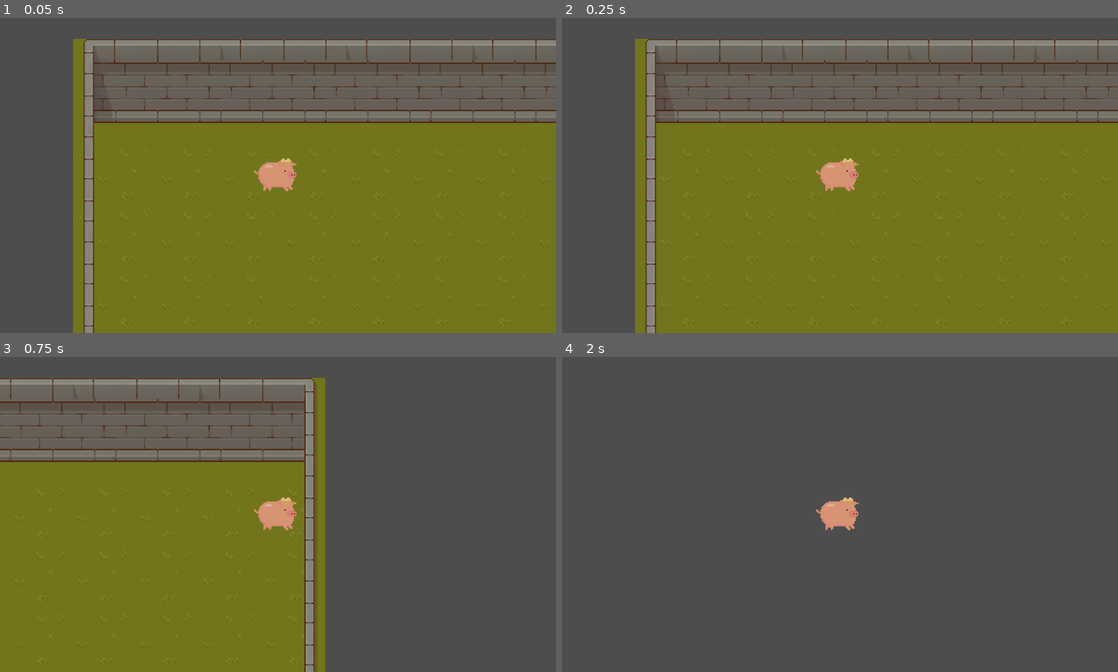
Above: before the commit, frames 1-4 (two rows, left to right).
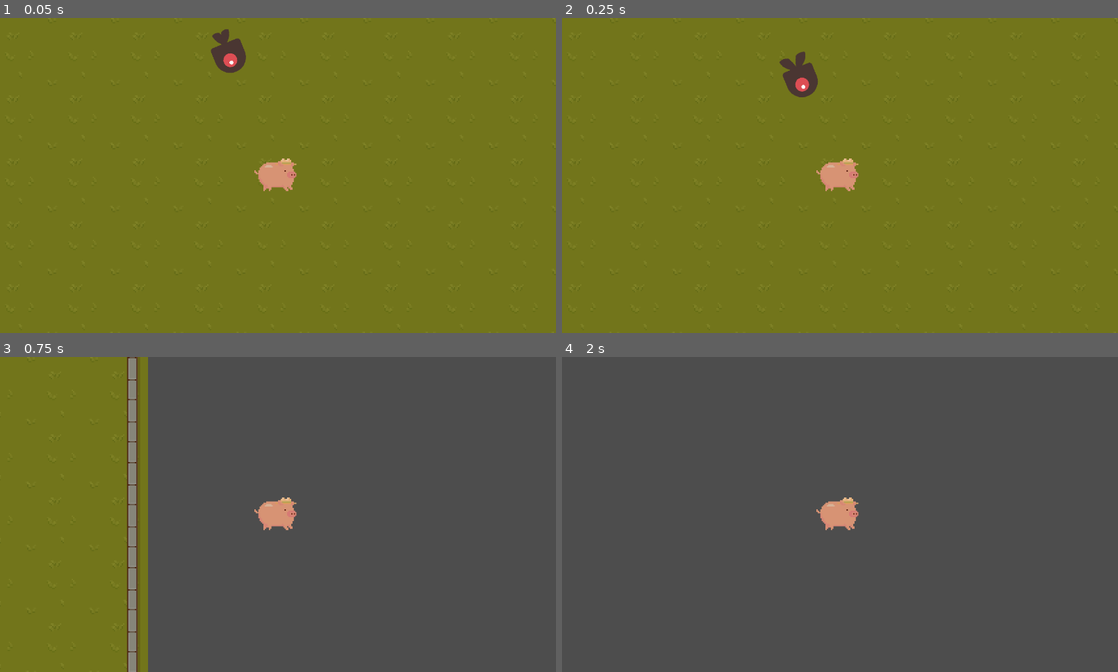
Above: after the commit, the same moments.

Repository: JasonLee4/MaizeRunnerGame
Game: Godot game, scene res://scenes/levels/main_level.tscn
Two runs of this game, one before a commit and one after it. Both use one fixed random seed, a clock stepped at 60 frames per second and the inputs below.
Inputs:
- Up to frame 1 (0.05 s): no input
- Up to frame 2 (0.25 s): no input
- Up to frame 3 (0.75 s): hold D (right) from 0.53 s (still down); hold Space (space) from 0.53 s (still down)
- Up to frame 4 (2 s): tap Enter at 1.25 s; release D (right) at 1.28 s; release Space (space) at 1.28 s; hold S (down) from 1.28 s (still down); tap Space (space) at 1.35 s

The runs differ from the first frame. In frame 1, 43% of the frame differs, in the area x 0-100%, y 0-100%; in frame 2, 43%; in frame 3, 38%; in frame 4, nothing differs.

Commit message:
Add basic following enemy

Diff:
--- /dev/null
+++ b/Mob.gd
@@ -0,0 +1,27 @@
+extends CharacterBody2D
+
+@export var speed = 100
+var pig_position
+var target_position
+@onready var pig = get_parent().get_node("Pig").get_node("CharacterBody2D")
+
+func _physics_process(delta):
+	pig_position = pig.global_position
+	target_position = (pig_position-position).normalized()
+
+	if (position.distance_to(pig_position) > 3):
+		velocity = Vector2(target_position * speed)
+		move_and_slide()
+		look_at(pig_position)
+
+# Called when the node enters the scene tree for the first time.
+func _ready():
+	var mob_types = $AnimatedSprite2D.sprite_frames.get_animation_names()
+	$AnimatedSprite2D.play(mob_types[randi() % mob_types.size()])
+
+func _on_visible_on_screen_notifier_2d_screen_exited():
+	queue_free()
+
+# Called every frame. 'delta' is the elapsed time since the previous frame.
+func _process(delta):
+	pass
--- /dev/null
+++ b/scenes/characters/enemy.tscn
@@ -0,0 +1,58 @@
+[gd_scene load_steps=9 format=3 uid="uid://cu6fbl27cj8ni"]
+
+[ext_resource type="Script" path="res://Mob.gd" id="1_v0rk3"]
+[ext_resource type="Texture2D" uid="uid://825vqg53eb4y" path="res://assets/enemyFlyingAlt_1.png" id="2_o6mjj"]
+[ext_resource type="Texture2D" uid="uid://emfpb4u68gqe" path="res://assets/enemyFlyingAlt_2.png" id="3_x7ygf"]
+[ext_resource type="Texture2D" uid="uid://cwu076qg8x6r6" path="res://assets/enemySwimming_1.png" id="4_66qlc"]
+[ext_resource type="Texture2D" uid="uid://cf6jsrwuehpnh" path="res://assets/enemySwimming_2.png" id="5_86ush"]
+[ext_resource type="Texture2D" uid="uid://dal1l060e2lks" path="res://assets/enemyWalking_1.png" id="6_jb3bn"]
+[ext_resource type="Texture2D" uid="uid://b3vtti24til65" path="res://assets/enemyWalking_2.png" id="7_o4sbv"]
+
+[sub_resource type="SpriteFrames" id="SpriteFrames_kwn2n"]
+animations = [{
+"frames": [{
+"duration": 1.0,
+"texture": ExtResource("2_o6mjj")
+}, {
+"duration": 1.0,
+"texture": ExtResource("3_x7ygf")
+}],
+"loop": true,
+"name": &"fly",
+"speed": 5.0
+}, {
+"frames": [{
+"duration": 1.0,
+"texture": ExtResource("4_66qlc")
+}, {
+"duration": 1.0,
+"texture": ExtResource("5_86ush")
+}],
+"loop": true,
+"name": &"swim",
+"speed": 5.0
+}, {
+"frames": [{
+"duration": 1.0,
+"texture": ExtResource("6_jb3bn")
+}, {
+"duration": 1.0,
+"texture": ExtResource("7_o4sbv")
+}],
+"loop": true,
+"name": &"walk",
+"speed": 5.0
+}]
+
+[node name="enemy" type="CharacterBody2D"]
+script = ExtResource("1_v0rk3")
+metadata/_edit_group_ = true
+
+[node name="AnimatedSprite2D" type="AnimatedSprite2D" parent="."]
+scale = Vector2(0.25, 0.25)
+sprite_frames = SubResource("SpriteFrames_kwn2n")
+animation = &"walk"
+
+[node name="CollisionShape2D" type="CollisionShape2D" parent="."]
+
+[node name="VisibleOnScreenNotifier2D" type="VisibleOnScreenNotifier2D" parent="."]
--- /dev/null
+++ b/scenes/levels/main_level.gd
@@ -0,0 +1,11 @@
+extends Node2D
+
+
+# Called when the node enters the scene tree for the first time.
+func _ready():
+	pass # Replace with function body.
+
+
+# Called every frame. 'delta' is the elapsed time since the previous frame.
+func _process(delta):
+	pass
--- a/scenes/levels/main_level.tscn
+++ b/scenes/levels/main_level.tscn
@@ -1,9 +1,11 @@
-[gd_scene load_steps=9 format=3 uid="uid://bmr5pc0estma1"]
-
+[gd_scene load_steps=11 format=3 uid="uid://bmr5pc0estma1"]
+
+[ext_resource type="Script" path="res://scenes/levels/main_level.gd" id="1_haied"]
 [ext_resource type="Texture2D" uid="uid://biy6q2grrbrec" path="res://assets/tilesets/TX Tileset Grass.png" id="1_nebb2"]
 [ext_resource type="PackedScene" uid="uid://cj72oa0j0cfj6" path="res://scenes/characters/pig.tscn" id="1_u1kou"]
 [ext_resource type="Texture2D" uid="uid://cgi1v6psm40ow" path="res://assets/tilesets/testTiles.png" id="2_woull"]
 [ext_resource type="Texture2D" uid="uid://dfi1i4ca0lpgk" path="res://assets/tilesets/TX Tileset Wall.png" id="3_xc6mv"]
+[ext_resource type="PackedScene" uid="uid://cu6fbl27cj8ni" path="res://scenes/characters/enemy.tscn" id="6_a3uyv"]
 
 [sub_resource type="TileSetAtlasSource" id="TileSetAtlasSource_k4stf"]
 texture = ExtResource("1_nebb2")
@@ -524,6 +526,7 @@
 sources/2 = SubResource("TileSetAtlasSource_17t8g")
 
 [node name="MainLevel" type="Node2D"]
+script = ExtResource("1_haied")
 
 [node name="Ground" type="Node2D" parent="."]
 
@@ -536,4 +539,7 @@
 layer_1/tile_data = PackedInt32Array(0, 589826, 2, 65536, 589826, 3, 131072, 589826, 4, 196608, 589826, 5, 1, 655362, 2 …(4198 unchanged characters)…
 
 [node name="Pig" parent="." instance=ExtResource("1_u1kou")]
-position = Vector2(156, 104)
+position = Vector2(291, 274)
+
+[node name="enemy" parent="." instance=ExtResource("6_a3uyv")]
+position = Vector2(251, 175)
Binary file added: assets/enemyFlyingAlt_1.png
Not shown, added: assets/enemyFlyingAlt_1.png.import
Binary file added: assets/enemyFlyingAlt_2.png
Not shown, added: assets/enemyFlyingAlt_2.png.import
Binary file added: assets/enemySwimming_1.png
Not shown, added: assets/enemySwimming_1.png.import
Binary file added: assets/enemySwimming_2.png
Not shown, added: assets/enemySwimming_2.png.import
Binary file added: assets/enemyWalking_1.png
Not shown, added: assets/enemyWalking_1.png.import
Binary file added: assets/enemyWalking_2.png
Not shown, added: assets/enemyWalking_2.png.import
